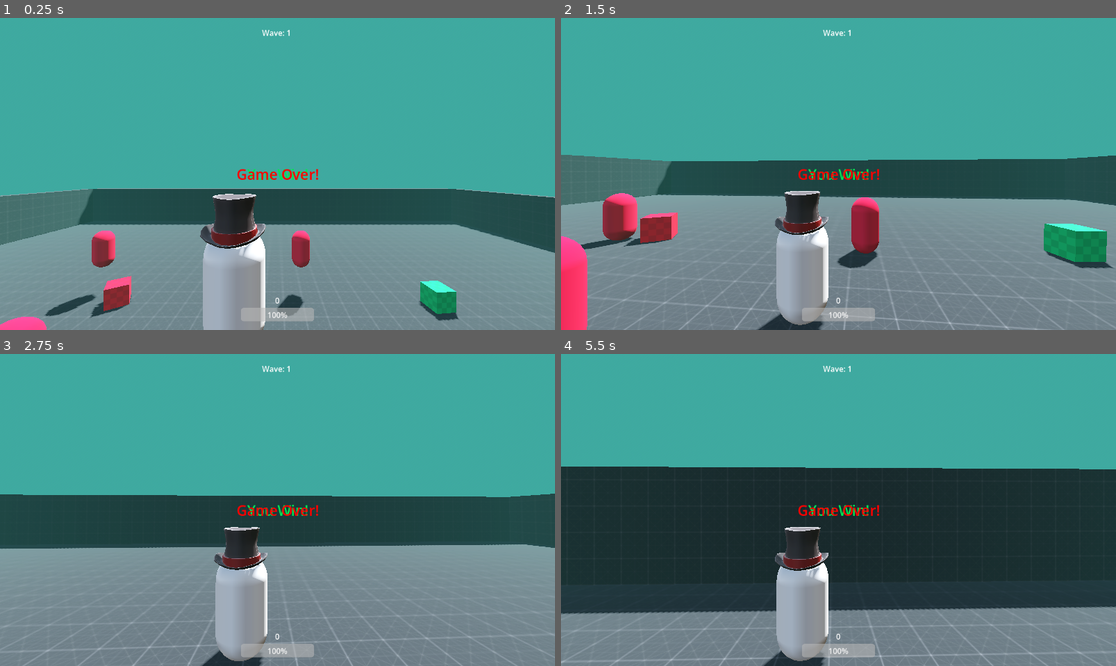
Above: before the commit, frames 1-4 (two rows, left to right).
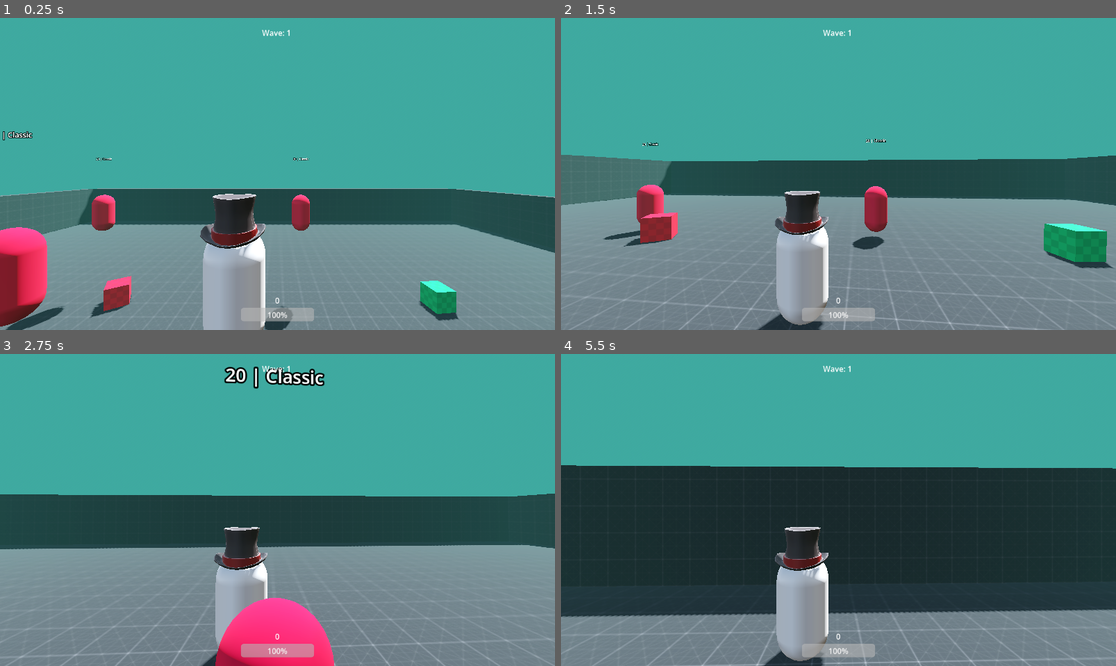
Above: after the commit, the same moments.

Repository: Just1n-Clark/tic-tac-attack
Game: Godot game, scene res://Scenes/Main.tscn
Two runs of this game, one before a commit and one after it. Both use one fixed random seed, a clock stepped at 60 frames per second and the inputs below.
Inputs (mouse positions are in pixels of both pictures, inside the frame that each line leads up to):
- Up to frame 1 (0.25 s): no input
- Up to frame 2 (1.5 s): move the mouse to (866, 174) at 0.52 s; hold W (forward) from 0.53 s (still down); tap Space (alt_attack) at 0.6 s; move the mouse to (810, 174) at 1.27 s; click (810, 174) at 1.35 s
- Up to frame 3 (2.75 s): keep holding W (forward); move the mouse to (288, 503) at 2.02 s; tap Shift (dash) at 2.1 s
- Up to frame 4 (5.5 s): keep holding W (forward); move the mouse to (832, 516) at 2.77 s; tap Space (alt_attack) at 2.85, 5.1 s; move the mouse to (877, 513) at 3.52 s; click (877, 513) at 3.6 s; move the mouse to (794, 506) at 4.27 s; tap Shift (dash) at 4.35 s; move the mouse to (844, 510) at 5.02 s

The runs differ from the first frame. In frame 1, 5.2% of the frame differs, in the area x 0-58%, y 36-100%; in frame 2, 4.4%; in frame 3, 5.4%, in the area x 0-100%, y 4-100%; in frame 4, 2.5%.

Commit message:
game end setup

Diff:
--- a/EnemyTypes/Boss_Melee.tres
+++ b/EnemyTypes/Boss_Melee.tres
@@ -8,7 +8,7 @@
 MAX_HEALTH = 200.0
 attack_damage = 15.0
 attack_cooldown = 5.0
-move_speed = 1.0
+move_speed = 1.2
 score_value = 100
 size = 3.0
 wave_unlock = 5
--- a/Global.gd
+++ b/Global.gd
@@ -3,15 +3,13 @@
 signal score_updated;
 signal wave_updated;
 signal all_enemies_dead;
+signal game_win;
 
 var player: CharacterBody3D
 
 var score: int = 0;
 var current_wave: int = 0;
 var enemy_count: int = 0;
-
-var game_win: bool = false;
-var game_over: bool = false;
 
 func add_score(amount: int):
 	score += amount;
@@ -28,6 +26,9 @@
 func decrement_enemy_count() -> void:
 	enemy_count -= 1;
 
+	if current_wave == 10 and enemy_count == 0:
+		game_win.emit();
+
 	if enemy_count == 0:
 		all_enemies_dead.emit();
 #endregion
--- a/Scenes/Main.tscn
+++ b/Scenes/Main.tscn
@@ -7,7 +7,7 @@
 [ext_resource type="Texture2D" uid="uid://dl65ifwkj3l5j" path="res://Textures/Red/texture_09.png" id="5_jw32o"]
 [ext_resource type="PackedScene" uid="uid://dux45emmw4r5y" path="res://Scenes/Player.tscn" id="6_v1gob"]
 [ext_resource type="Script" uid="uid://uqkcsmispwdv" path="res://Scripts/HealthBar.gd" id="8_50glp"]
-[ext_resource type="Script" uid="uid://dhh3boj8o202h" path="res://Scenes/wave_display.gd" id="9_4kpch"]
+[ext_resource type="Script" uid="uid://dhh3boj8o202h" path="res://Scripts/wave_display.gd" id="9_4kpch"]
 [ext_resource type="Script" uid="uid://ox1lncgt811h" path="res://Scripts/EnemySpawner.gd" id="9_bmxlf"]
 [ext_resource type="Script" uid="uid://dd84fp7d8hpb7" path="res://Scripts/ScoreDisplay.gd" id="9_vy5pj"]
 
@@ -70,6 +70,24 @@
 font_size = 30
 font_color = Color(1, 0, 0, 1)
 
+[sub_resource type="GDScript" id="GDScript_bmxlf"]
+script/source = "extends Label
+
+@export var player: CharacterBody3D;
+
+func _ready() -> void:
+	visible = false;
+	#player.game_over.connect(_game_over_show);
+
+func _game_over_show():
+	visible = true;
+
+	await get_tree().create_timer(5).timeout;
+
+	visible = false;
+
+"
+
 [node name="Main" type="Node3D" unique_id=256694422]
 
 [node name="DirectionalLight3D" type="DirectionalLight3D" parent="." unique_id=393173586]
@@ -186,6 +204,7 @@
 script = ExtResource("9_4kpch")
 
 [node name="winner_display" type="Label" parent="CanvasLayer" unique_id=1663129510]
+visible = false
 anchors_preset = 8
 anchor_left = 0.5
 anchor_top = 0.5
@@ -203,6 +222,7 @@
 vertical_alignment = 1
 
 [node name="game_over_display" type="Label" parent="CanvasLayer" unique_id=794501743]
+visible = false
 anchors_preset = 8
 anchor_left = 0.5
 anchor_top = 0.5
@@ -216,6 +236,7 @@
 grow_vertical = 2
 text = "Game Over!"
 label_settings = SubResource("LabelSettings_4kpch")
+script = SubResource("GDScript_bmxlf")
 
 [node name="EnemySpawner" type="Node" parent="." unique_id=1728849347 node_paths=PackedStringArray("nav_region")]
 script = ExtResource("9_bmxlf")
--- a/Scripts/EnemySpawner.gd
+++ b/Scripts/EnemySpawner.gd
@@ -23,13 +23,7 @@
 #endregion
 
 func _ready() -> void:
-	# Spawn enemy
-	# Check if wave_unlock < current_wave
 	_spawn_waves();
-
-	# Spawn Boss
-	# Check if wave_unlock < current_wave
-	_spawn_boss();
 
 func _spawn_waves():
 	while (current_wave < max_wave):
@@ -45,6 +39,11 @@
 			i += 1;
 
 		# Spawn boss enemies
+		if current_wave == 5:
+			_spawn_boss(1);
+
+		if current_wave == 10:
+			_spawn_boss(2);
 
 		# Check all enemies dead
 		if Global.enemy_count > 0:
@@ -60,7 +59,7 @@
 	# Move away from world center to random location within bounds
 	enemy_instance.position = Vector3(
 		randi_range(-10, 10),
-		3,
+		5,
 		randi_range(-10, 10)
 	);
 
@@ -68,11 +67,32 @@
 	var enemy_type = valid_spawnables[randi_range(0, valid_spawnables.size() - 1)];
 	enemy_instance.initialize(enemy_type);
 	enemy_instance.name = enemy_type.name;
+	print("Spawned: %s" % enemy_instance.name);
+
+	_spawn_label(enemy_instance, enemy_type.name);
 
 	Global.increment_enemy_count();
 
-func _spawn_boss():
-	pass;
+func _spawn_boss(amount: int):
+	for i in amount:
+		var boss_instance = enemy_prefab.instantiate();
+		nav_region.add_child(boss_instance);
+
+		boss_instance.position = Vector3(
+			randi_range(-10, 10),
+			5,
+			randi_range(-10, 10)
+		);
+
+		# Spawn boss
+		var enemy_type = enemy_types[4];
+		boss_instance.initialize(enemy_type);
+		boss_instance.name = enemy_type.name;
+		print("Boss spawned: %s" % boss_instance.name);
+
+		_spawn_label(boss_instance, enemy_type.name);
+
+		Global.increment_enemy_count();
 
 func _valid_spawnables() -> Array[EnemyStats]:
 	var valid_spawnables: Array[EnemyStats] = [];
@@ -81,3 +101,10 @@
 			valid_spawnables.push_back(type);
 
 	return valid_spawnables;
+
+func _spawn_label(enemy_instance: CharacterBody3D, name: String):
+	var label = Label3D.new();
+	enemy_instance.add_child(label);
+
+	label.global_position = enemy_instance.global_position + Vector3(0, 3, 0);
+	label.text = "%d | " % enemy_instance.current_health + name;
--- a/Scripts/Player.gd
+++ b/Scripts/Player.gd
@@ -3,6 +3,7 @@
 class_name Player
 
 signal health_changed;
+signal game_over;
 
 @onready var camera_pivot: Node3D = $camera_pivot
 @onready var camera_mount: Node3D = $camera_pivot/camera_mount
@@ -10,6 +11,8 @@
 @onready var mesh: MeshInstance3D = $mesh
 
 @export var camera: Camera3D
+
+@export var game_over_label: Label;
 
 #region Movement
 const JUMP_VELOCITY = 4.5
@@ -156,6 +159,14 @@
 	await get_tree().create_timer(3.0).timeout;
 
 	is_dead = false;
+
+	#game_over.emit();
+	game_over_label.visible = true;
+
+	await get_tree().create_timer(10).timeout;
+
+	game_over_label.visible = false;
+
 	_respawn();
 
 func _respawn():
Renamed: Scenes/wave_display.gd -> Scripts/wave_display.gd
Renamed: Scenes/wave_display.gd.uid -> Scripts/wave_display.gd.uid
Not shown, changed: export_presets.cfg
